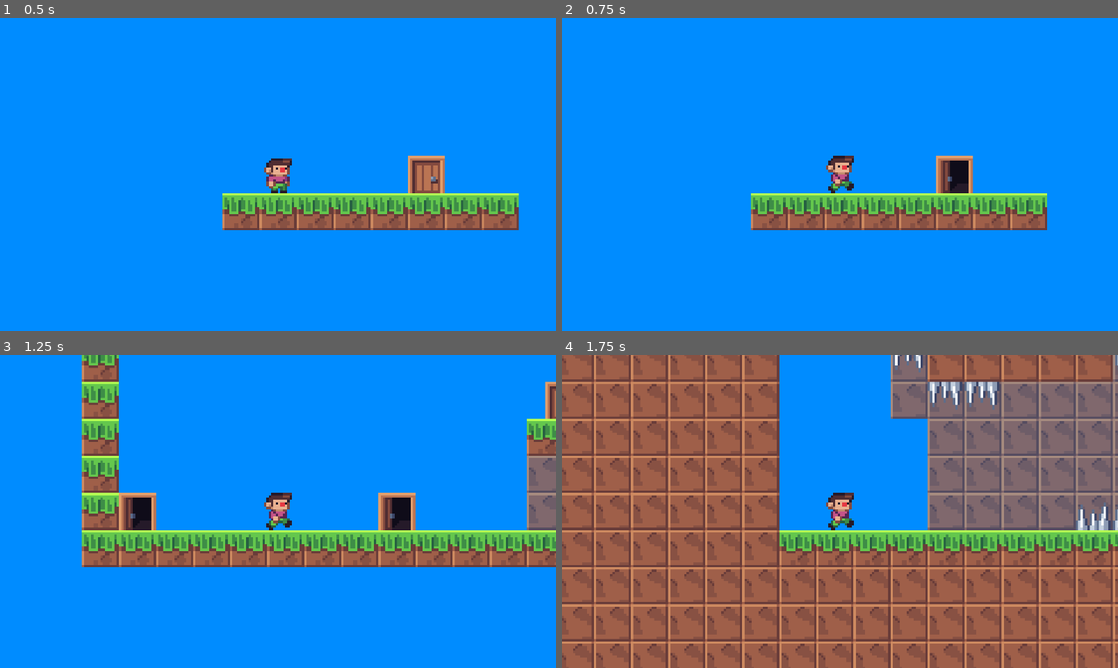
Above: before the commit, frames 1-4 (two rows, left to right).
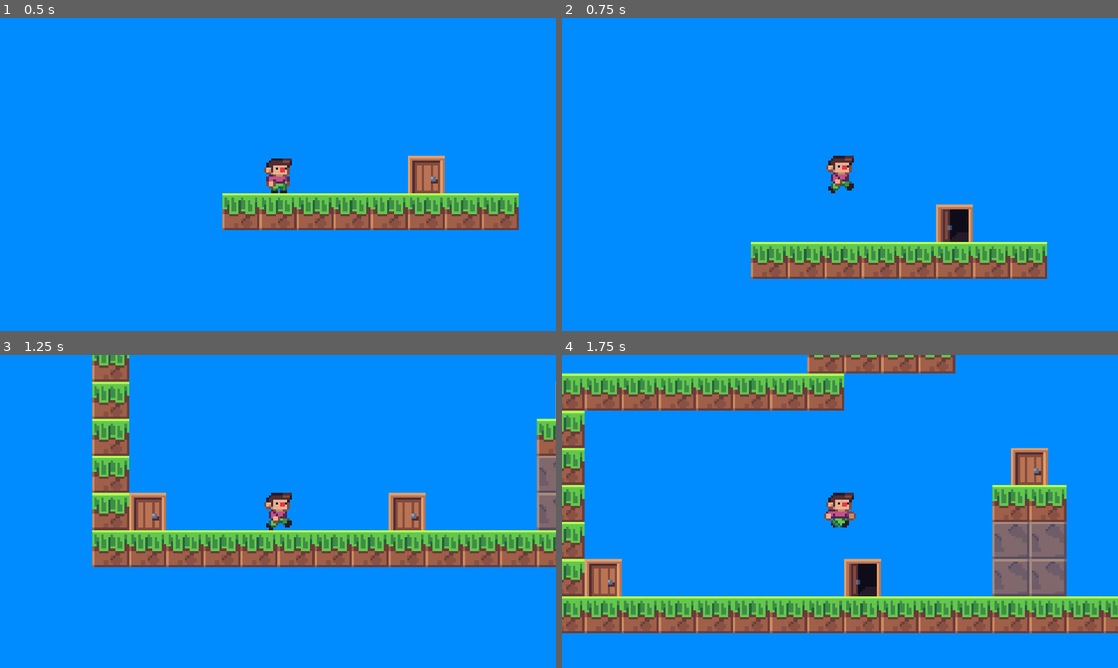
Above: after the commit, the same moments.

Repository: Evanator05/JuansJourney
Game: Godot game, scene res://Levels/0/Lobby.tscn
Same seed, same stepped clock (60 frames per second), same inputs: the game is played once before the commit and once after it.
Inputs:
- Up to frame 1 (0.5 s): no input
- Up to frame 2 (0.75 s): tap Enter at 0.5 s; hold Right (ui_right) from 0.53 s (still down); tap Z (jump, bound only after the commit) at 0.6 s
- Up to frame 3 (1.25 s): keep holding Right (ui_right); tap Z (jump, bound only after the commit) at 0.77, 1.07 s
- Up to frame 4 (1.75 s): keep holding Right (ui_right); tap Z (jump, bound only after the commit) at 1.35, 1.52 s

Frame 1 is identical in both runs. In frame 2, 14% of the frame differs, in the area x 33-88%, y 44-84%; in frame 3, 11%; in frame 4, 84%, in the area x 0-100%, y 0-100%.

Commit message:
Added lobby and ui test

Diff:
--- a/Code/Juan.gd
+++ b/Code/Juan.gd
@@ -23,10 +23,12 @@
 onready var current_level = get_parent()
 var time = 0
 func _process(delta):
-	var lkey = Input.is_action_pressed("ui_left")
-	var rkey = Input.is_action_pressed("ui_right")
-	var jkey = Input.is_action_just_pressed("ui_up")
-	var jkeyr = Input.is_action_just_released("ui_up")
+	var lkey = Input.is_action_pressed("left")
+	var rkey = Input.is_action_pressed("right")
+	var jkey = Input.is_action_just_pressed("jump")
+	var jkeyr = Input.is_action_just_released("jump")
+	var ikey = Input.is_action_just_pressed("jump")
+	var ikeyr = Input.is_action_just_released("jump")
 	xDir = int(rkey) - int(lkey)
 
 	onfloor = is_on_floor()
--- a/project.godot
+++ b/project.godot
@@ -25,6 +25,45 @@
 window/stretch/mode="viewport"
 window/stretch/aspect="keep"
 
+[input]
+
+left={
+"deadzone": 0.5,
+"events": [ Object(InputEventKey,"resource_local_to_scene":false,"resource_name":"","device":0,"alt":false,"shift":false,"control":false,"meta":false,"command":false,"pressed":false,"scancode":65,"unicode":0,"echo":false,"script":null)
+, Object(InputEventKey,"resource_local_to_scene":false,"resource_name":"","device":0,"alt":false,"shift":false,"control":false,"meta":false,"command":false,"pressed":false,"scancode":16777231,"unicode":0,"echo":false,"script":null)
+ ]
+}
+right={
+"deadzone": 0.5,
+"events": [ Object(InputEventKey,"resource_local_to_scene":false,"resource_name":"","device":0,"alt":false,"shift":false,"control":false,"meta":false,"command":false,"pressed":false,"scancode":68,"unicode":0,"echo":false,"script":null)
+, Object(InputEventKey,"resource_local_to_scene":false,"resource_name":"","device":0,"alt":false,"shift":false,"control":false,"meta":false,"command":false,"pressed":false,"scancode":16777233,"unicode":0,"echo":false,"script":null)
+ ]
+}
+up={
+"deadzone": 0.5,
+"events": [ Object(InputEventKey,"resource_local_to_scene":false,"resource_name":"","device":0,"alt":false,"shift":false,"control":false,"meta":false,"command":false,"pressed":false,"scancode":87,"unicode":0,"echo":false,"script":null)
+, Object(InputEventKey,"resource_local_to_scene":false,"resource_name":"","device":0,"alt":false,"shift":false,"control":false,"meta":false,"command":false,"pressed":false,"scancode":16777232,"unicode":0,"echo":false,"script":null)
+ ]
+}
+down={
+"deadzone": 0.5,
+"events": [ Object(InputEventKey,"resource_local_to_scene":false,"resource_name":"","device":0,"alt":false,"shift":false,"control":false,"meta":false,"command":false,"pressed":false,"scancode":83,"unicode":0,"echo":false,"script":null)
+, Object(InputEventKey,"resource_local_to_scene":false,"resource_name":"","device":0,"alt":false,"shift":false,"control":false,"meta":false,"command":false,"pressed":false,"scancode":16777234,"unicode":0,"echo":false,"script":null)
+ ]
+}
+jump={
+"deadzone": 0.5,
+"events": [ Object(InputEventKey,"resource_local_to_scene":false,"resource_name":"","device":0,"alt":false,"shift":false,"control":false,"meta":false,"command":false,"pressed":false,"scancode":90,"unicode":0,"echo":false,"script":null)
+, Object(InputEventKey,"resource_local_to_scene":false,"resource_name":"","device":0,"alt":false,"shift":false,"control":false,"meta":false,"command":false,"pressed":false,"scancode":74,"unicode":0,"echo":false,"script":null)
+ ]
+}
+interact={
+"deadzone": 0.5,
+"events": [ Object(InputEventKey,"resource_local_to_scene":false,"resource_name":"","device":0,"alt":false,"shift":false,"control":false,"meta":false,"command":false,"pressed":false,"scancode":88,"unicode":0,"echo":false,"script":null)
+, Object(InputEventKey,"resource_local_to_scene":false,"resource_name":"","device":0,"alt":false,"shift":false,"control":false,"meta":false,"command":false,"pressed":false,"scancode":75,"unicode":0,"echo":false,"script":null)
+ ]
+}
+
 [rendering]
 
 environment/default_clear_color=Color( 0, 0.552941, 1, 1 )
